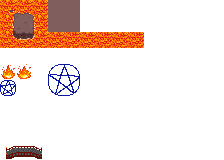
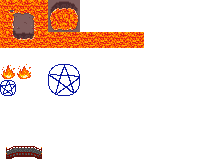
Layers edited between the first and the second 224 x 160 image:
added layer "Calque de dessin 9" above "Calque de dessin 8" over [49, 1, 79, 31]
added layer "Calque de dessin 8" above "Calque de dessin 7" over [49, 1, 79, 31]
painted on "Calque de dessin 7" over [49, 1, 79, 31]
